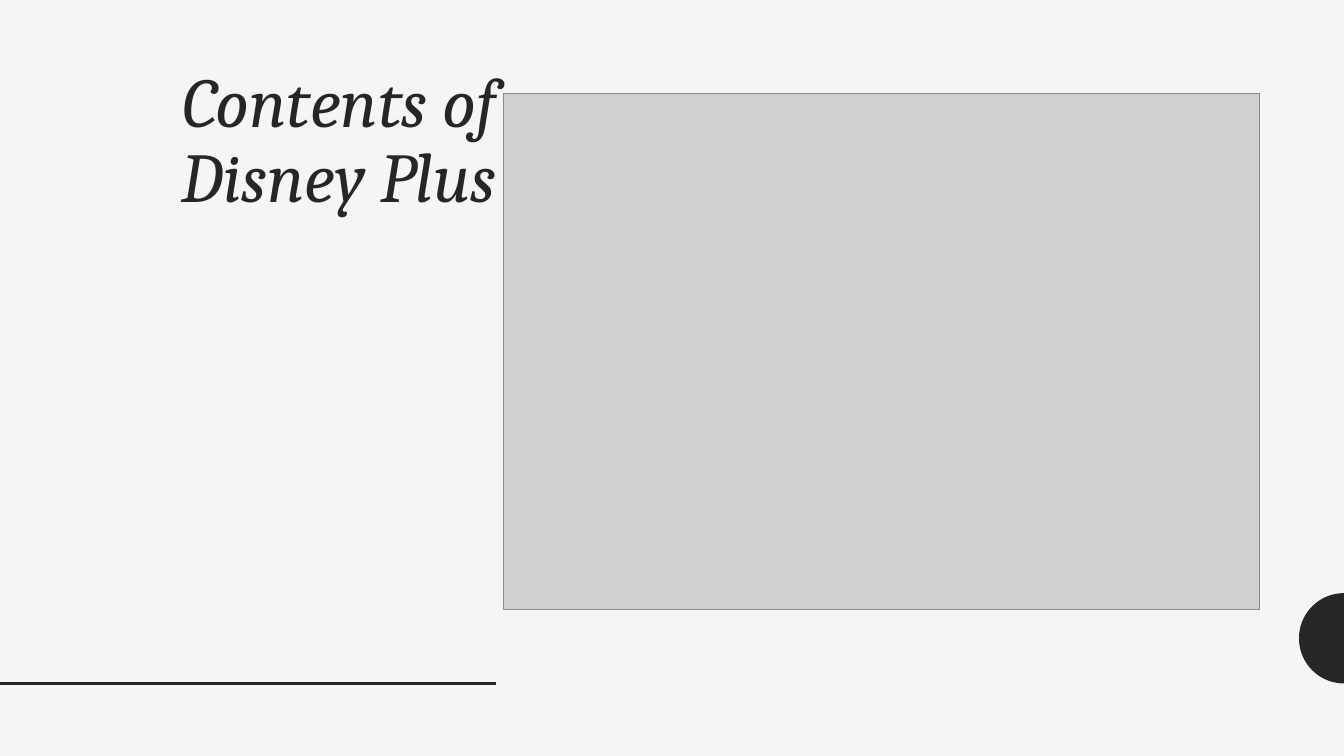
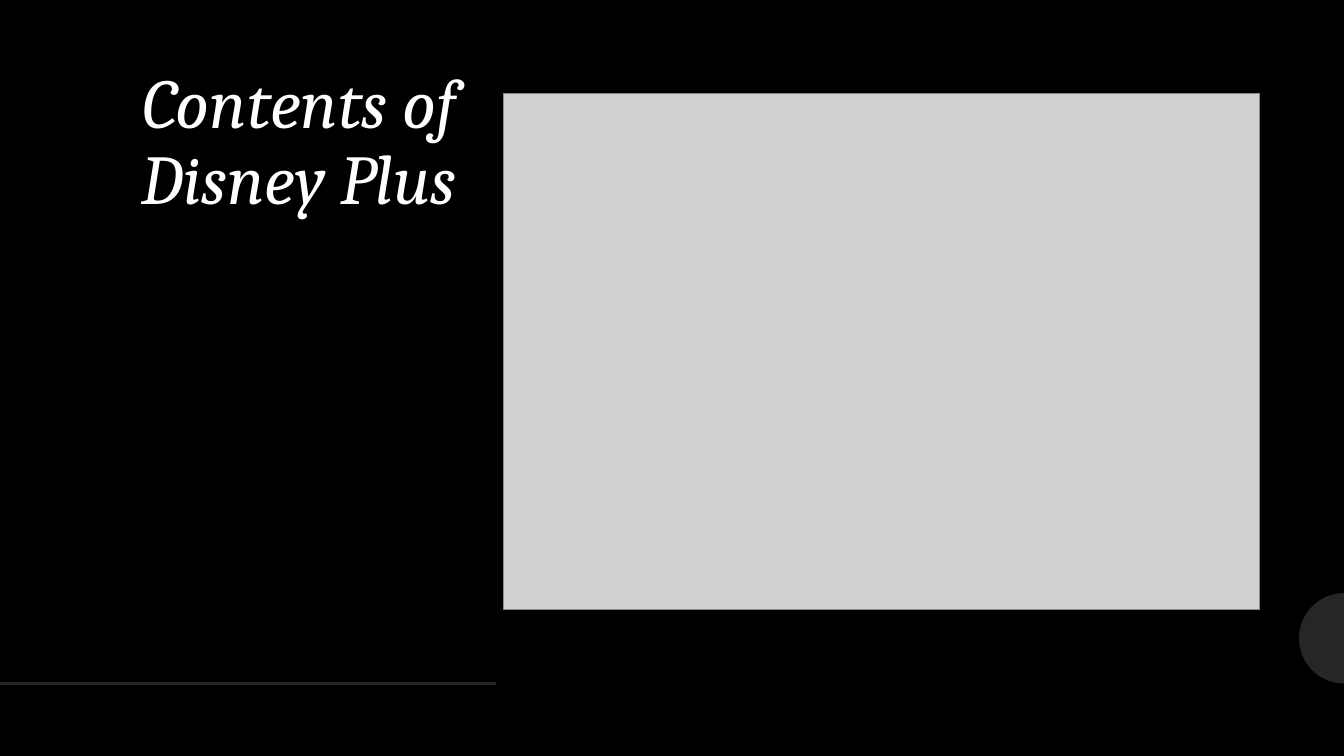
Before and after one commit to qwang27/Python_Into_Project, a slide deck: slide 6 of Analysis of Disney Plus Competitiveness over Netflix.pptx (slide 5 before the commit). Drawn at 1344x756 pixels with LibreOffice and Linux fonts; fonts in the diff are those of the drawing; grey boxes stand for pictures. Boxes give left, top, right and bottom in pixels: in the first picture for what was removed or moved away, otherwise in the second. Text is boxed around its words. In the diff, an @@ line names an element or a change of style, - is before the commit and + after.

```diff
--- a/Analysis of Disney Plus Competitiveness over Netflix.pptx
+++ b/Analysis of Disney Plus Competitiveness over Netflix.pptx
@@ background #F5F5F5 to #000000 @@
@@ title "Contents of Disney Plus": place and size @@
-title "Contents of Disney Plus" at [182, 78, 497, 217]
+title "Contents of Disney Plus" at [142, 79, 457, 219]
@@ title "Contents of Disney Plus" at [142, 79, 457, 219]: text colour #262626 to #FFFFFF @@
```
Also in this commit, not shown: 6 other slides changed, 1 slide added, 2 other files.
